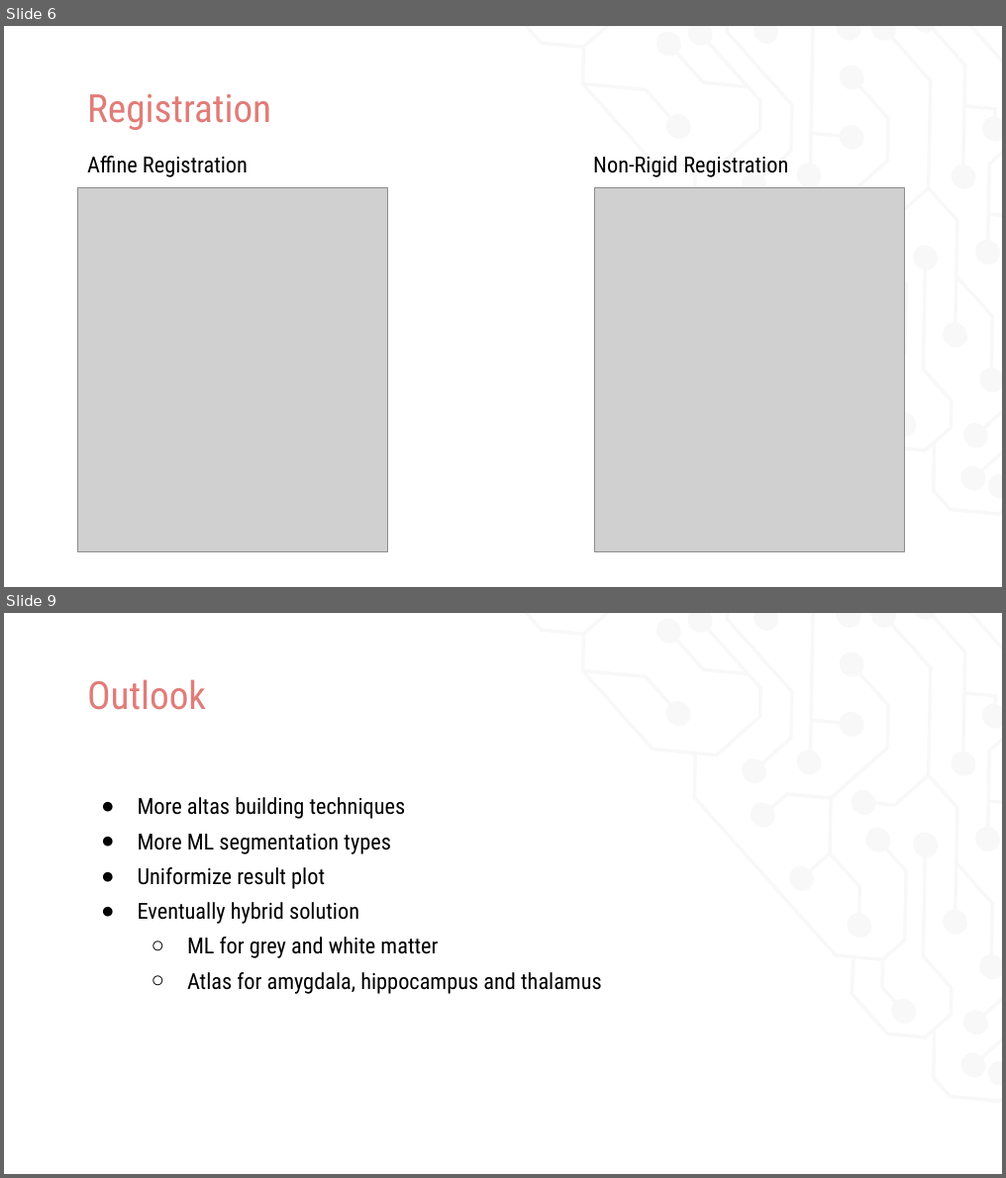
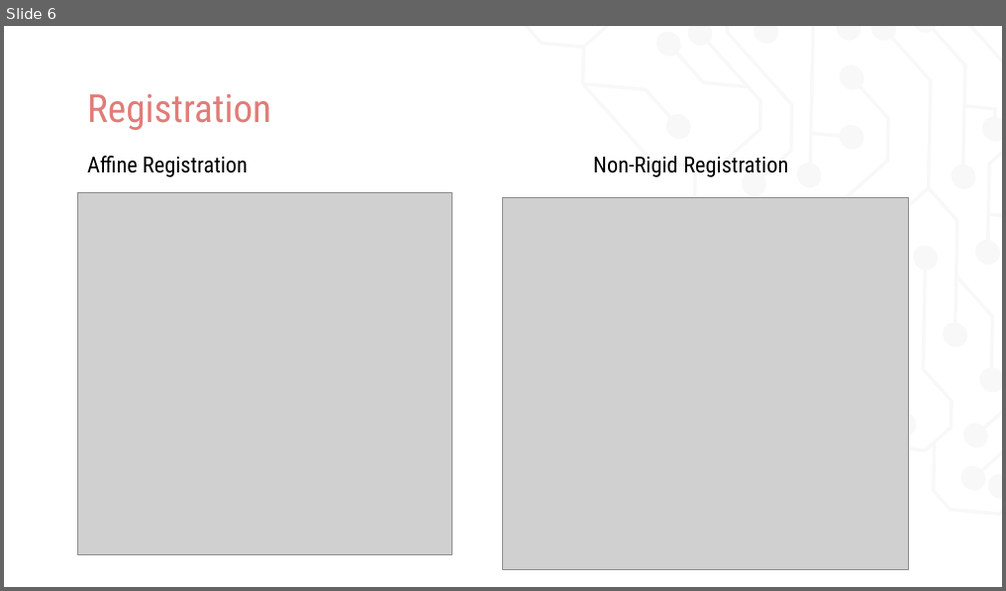
Before and after one commit to uro1012/MIALab, a slide deck: presentation/Presentation_valerioMollet.pptx. Shown one above the other, each under a label of ours: slides 6 and 9 before the commit, slide 6 after it; the slides between them are not shown. The pictures are 1006x1178 and 1006x591 pixels, drawn with LibreOffice and Linux fonts; fonts in the diff are those of the drawing; grey boxes stand for pictures. Boxes give left, top, right and bottom in pixels: in the first picture for what was removed or moved away, otherwise in the second. Text is boxed around its words. In the diff, an @@ line names an element or a change of style, - is before the commit and + after.

```diff
--- a/presentation/Presentation_valerioMollet.pptx
+++ b/presentation/Presentation_valerioMollet.pptx
@@ slide 9 removed at [4,613,1002,1174], background #FFFFFF; not listed: 5 template elements that a slide beside it also shows @@
@@ title removed at [87,679,206,710] @@
-Outlook
@@ text removed at [138,797,602,994] @@
-● More altas building techniques
-● More ML segmentation types
-● Uniformize result plot
-● Eventually hybrid solution
-  ○ ML for grey and white matter
-  ○ Atlas for amygdala, hippocampus and thalamus
@@ slide 6 changed as well @@
@@ picture: place and size @@
-picture at [78,188,388,553]
+picture at [78,192,453,555]
@@ picture: place and size @@
-picture at [595,188,905,553]
+picture at [503,197,908,570]
```
Also in this commit, not shown: 2 other slides changed, 3 slides added, 6 other slides removed.
